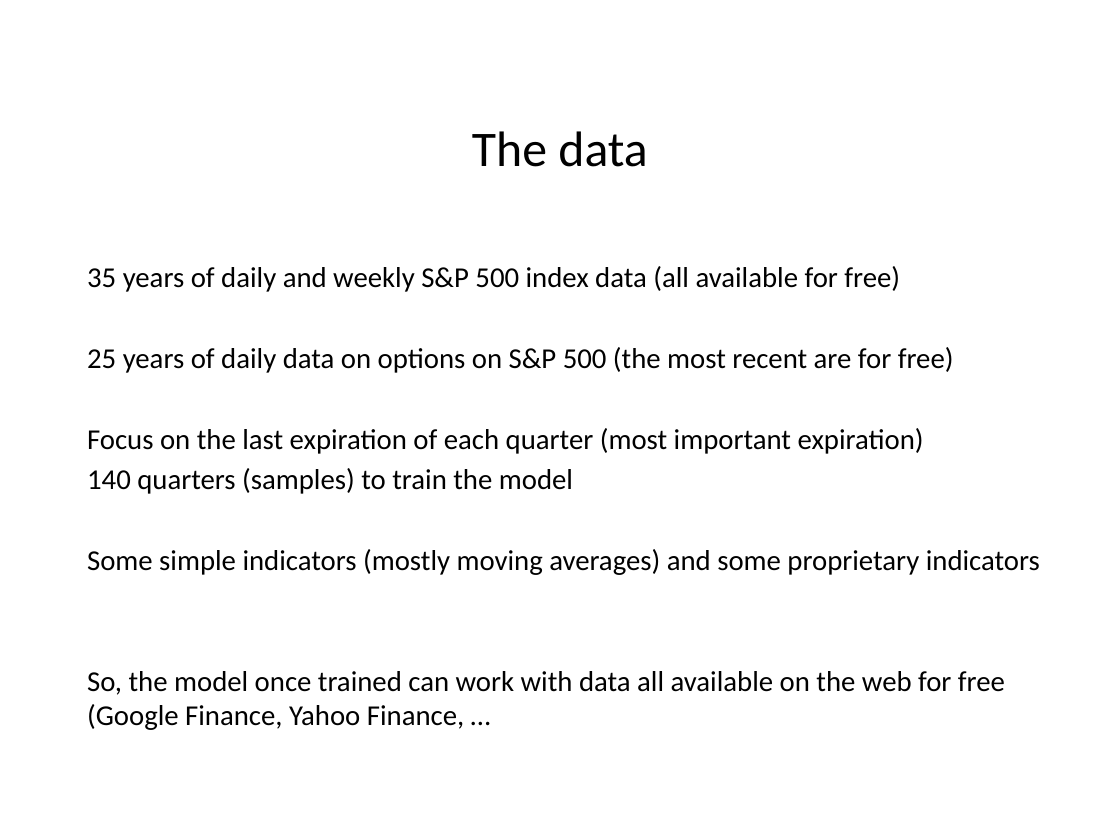
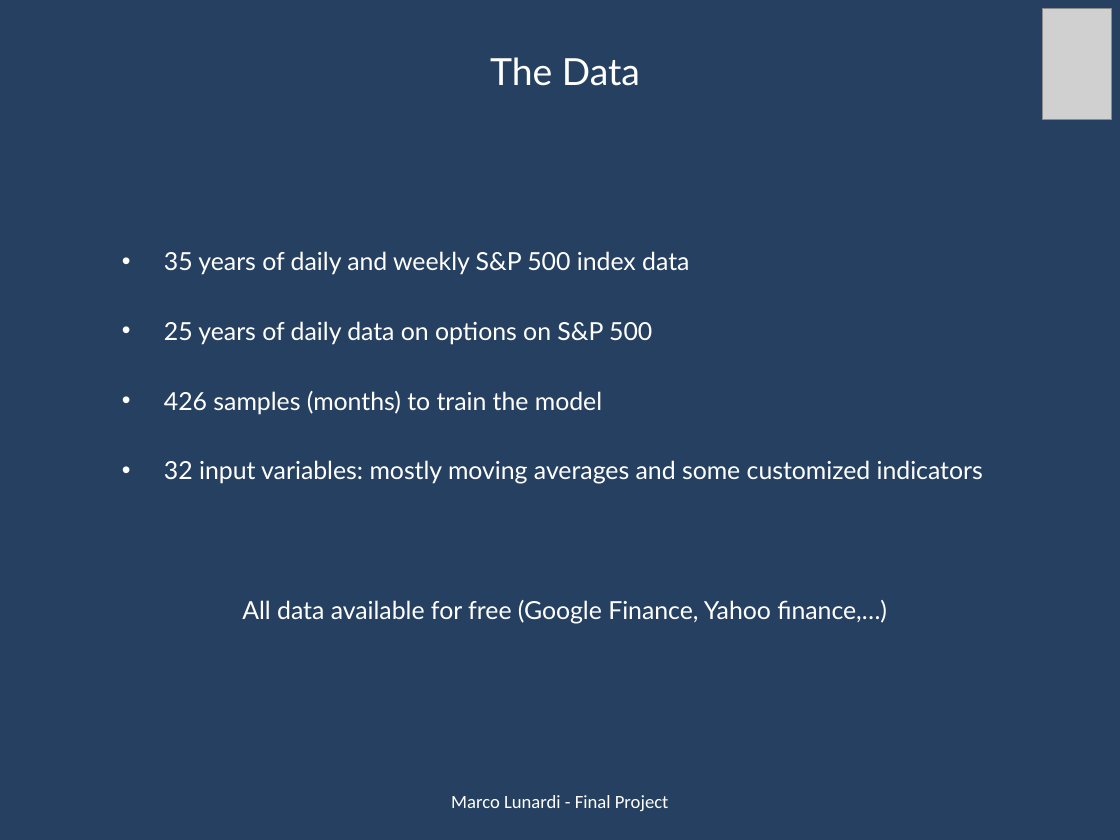
Before and after one commit to marcolunardi/metis, a slide deck: slide 4 of kojak_work/Metis Kojak.pptx (slide 2 before the commit). Drawn at 1120x840 pixels with LibreOffice and Linux fonts; fonts in the diff are those of the drawing; grey boxes stand for pictures. Boxes give left, top, right and bottom in pixels: in the first picture for what was removed or moved away, otherwise in the second. Text is boxed around its words. In the diff, an @@ line names an element or a change of style, - is before the commit and + after.

```diff
--- a/kojak_work/Metis Kojak.pptx
+++ b/kojak_work/Metis Kojak.pptx
@@ background #FFFFFF to #254061 @@
@@ picture added at (1043,9,1111,120) @@
@@ text at (164,57,983,623): text changed; size 18.5 to 16 pt; font Calibri to Lato; text colour #000000 to #FFFFFF @@
-35 years of daily and weekly S&P 500 index data (all available for free)
-25 years of daily data on options on S&P 500 (the most recent are for free)
-Focus on the last expiration of each quarter (most important expiration)
-140 quarters (samples) to train the model
-Some simple indicators (mostly moving averages) and some proprietary indicators
-So, the model once trained can work with data all available on the web for free (Google Finance, Yahoo Finance, …
+The Data
+• 35 years of daily and weekly S&P 500 index data
+• 25 years of daily data on options on S&P 500
+• 426 samples (months) to train the model
+• 32 input variables: mostly moving averages and some customized indicators
+All data available for free (Google Finance, Yahoo finance,…)
@@ title removed at (472,131,647,167) @@
-The data
@@ text added at (451,795,668,811), 12 pt, text #FFFFFF @@
+Marco Lunardi - Final Project
```
Also in this commit, not shown: 7 slides added, 5 slides removed, 6 other files.
